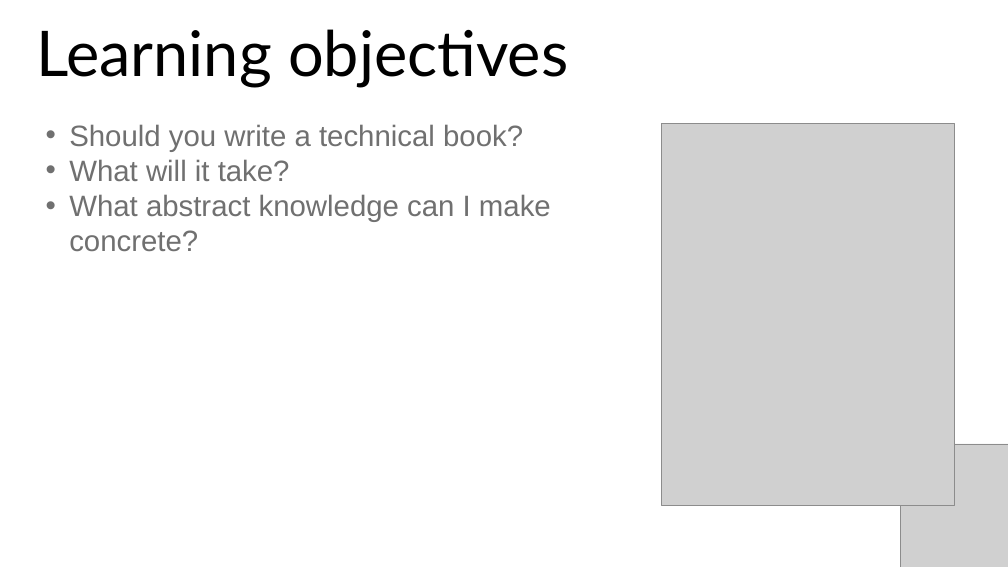
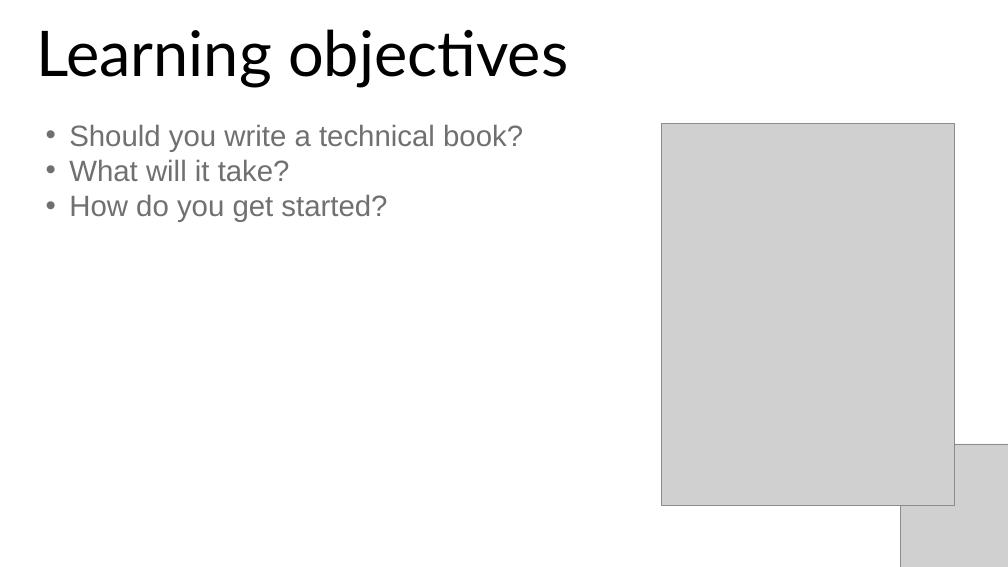
Before and after one commit to stringfestdata/reeling-dealing-technical-book, a slide deck: slide 4 of reeling-dealing-techincal-book.pptx. Drawn at 1008x567 pixels with LibreOffice and Linux fonts; fonts in the diff are those of the drawing; grey boxes stand for pictures. Boxes give left, top, right and bottom in pixels: in the first picture for what was removed or moved away, otherwise in the second. Text is boxed around its words. In the diff, an @@ line names an element or a change of style, - is before the commit and + after.

```diff
--- a/reeling-dealing-techincal-book.pptx
+++ b/reeling-dealing-techincal-book.pptx
@@ text at (69, 194, 387, 222): text changed @@
-• What abstract knowledge can I make concrete?
+• How do you get started?
```
Also in this commit, not shown: 3 other slides changed, 1 other file.
